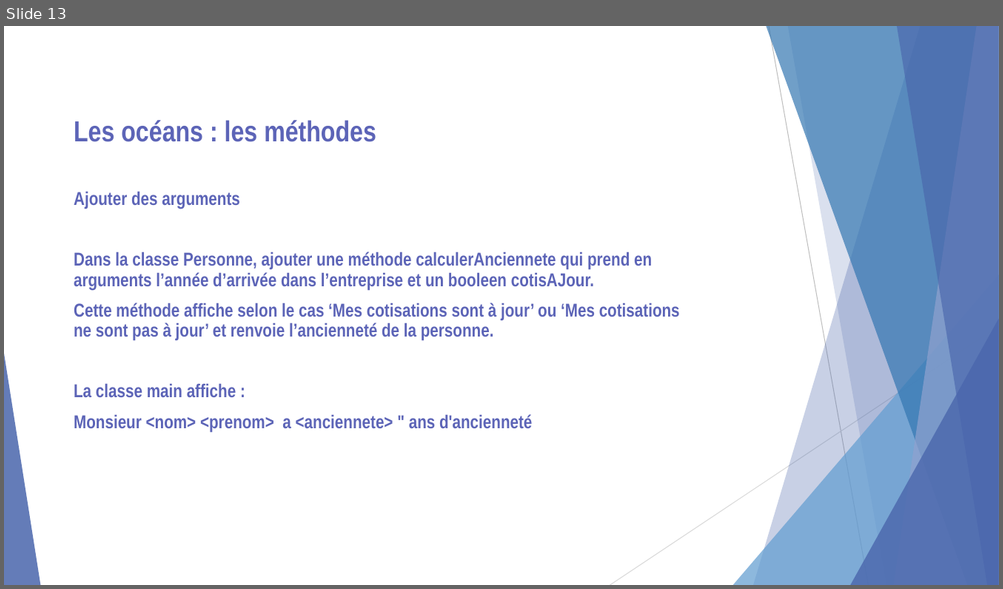
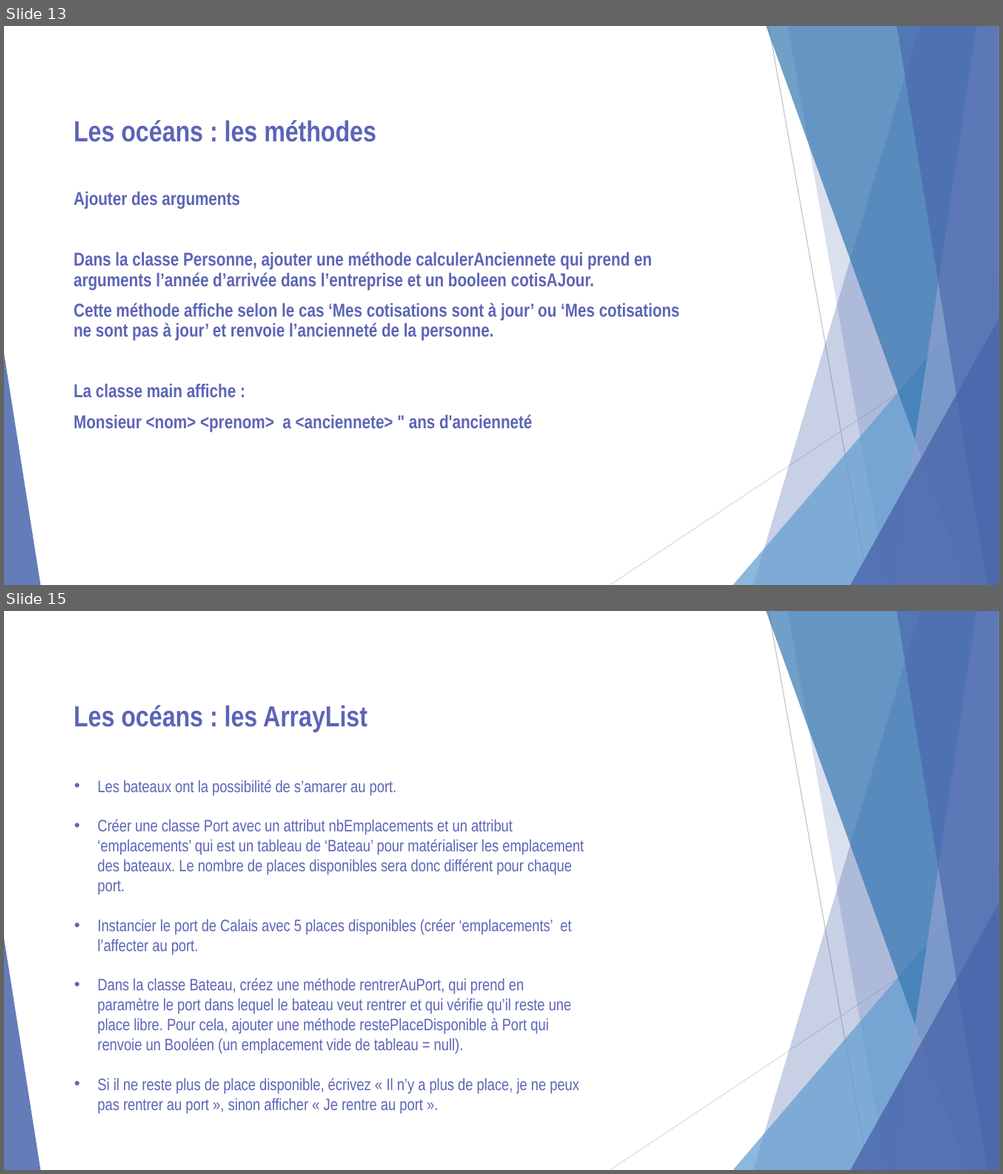
Before and after one commit to LucxxM/CoursAfpaFredBackUp, a slide deck: cours/Proget oceans_Exercices.pptx. Shown one above the other, each under a label of ours: slide 13 before the commit, slides 13 and 15 after it; the slides between them are not shown. The pictures are 1003x589 and 1003x1174 pixels, drawn with LibreOffice and Linux fonts; fonts in the diff are those of the drawing. Boxes give left, top, right and bottom in pixels: in the first picture for what was removed or moved away, otherwise in the second. Text is boxed around its words. In the diff, an @@ line names an element or a change of style, - is before the commit and + after.

```diff
--- a/cours/Proget oceans_Exercices.pptx
+++ b/cours/Proget oceans_Exercices.pptx
@@ slide 15 added at (4, 611, 999, 1170), background #FFFFFF; not listed: 10 template elements that a slide beside it also shows @@
@@ text added at (74, 705, 367, 732), 28 pt, text #5C64B7, bold @@
+Les océans : les ArrayList
@@ text added at (97, 780, 583, 1114), 16 pt, text #5C64B7 @@
+• Les bateaux ont la possibilité de s’amarer au port.
+• Créer une classe Port avec un attribut nbEmplacements et un attribut ‘emplacements’ qui est un tableau de ‘Bateau’ pour matérialiser les emplacement des bateaux. Le nombre de places disponibles sera donc différent pour chaque port.
+• Instancier le port de Calais avec 5 places disponibles (créer ‘emplacements’ et l’affecter au port.
+• Dans la classe Bateau, créez une méthode rentrerAuPort, qui prend en paramètre le port dans lequel le bateau veut rentrer et qui vérifie qu’il reste une place libre. Pour cela, ajouter une méthode restePlaceDisponible à Port qui renvoie un Booléen (un emplacement vide de tableau = null).
+• Si il ne reste plus de place disponible, écrivez « Il n’y a plus de place, je ne peux pas rentrer au port », sinon afficher « Je rentre au port ».
```
Also in this commit, not shown: 4 slides changed, 10 other slides added, 21 other files.
